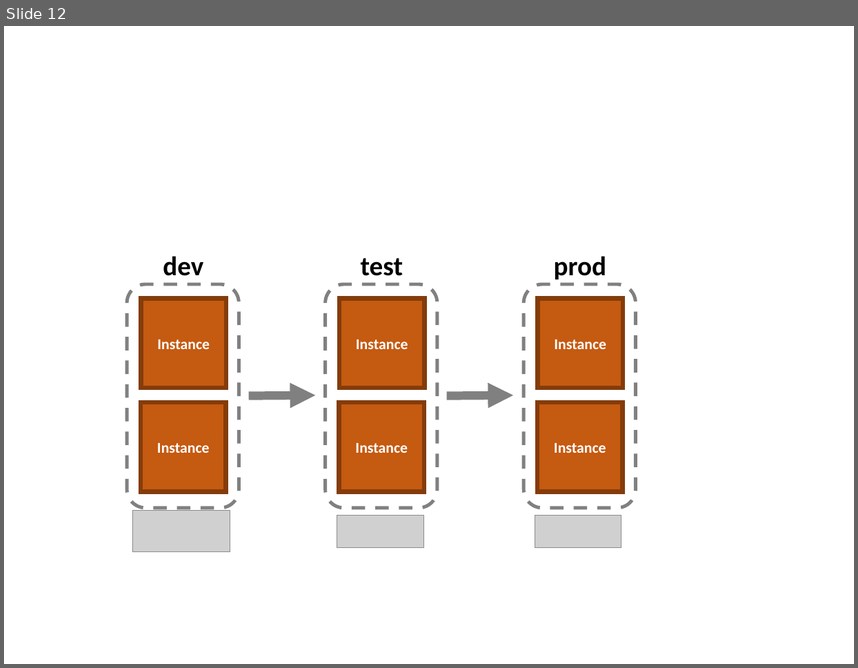
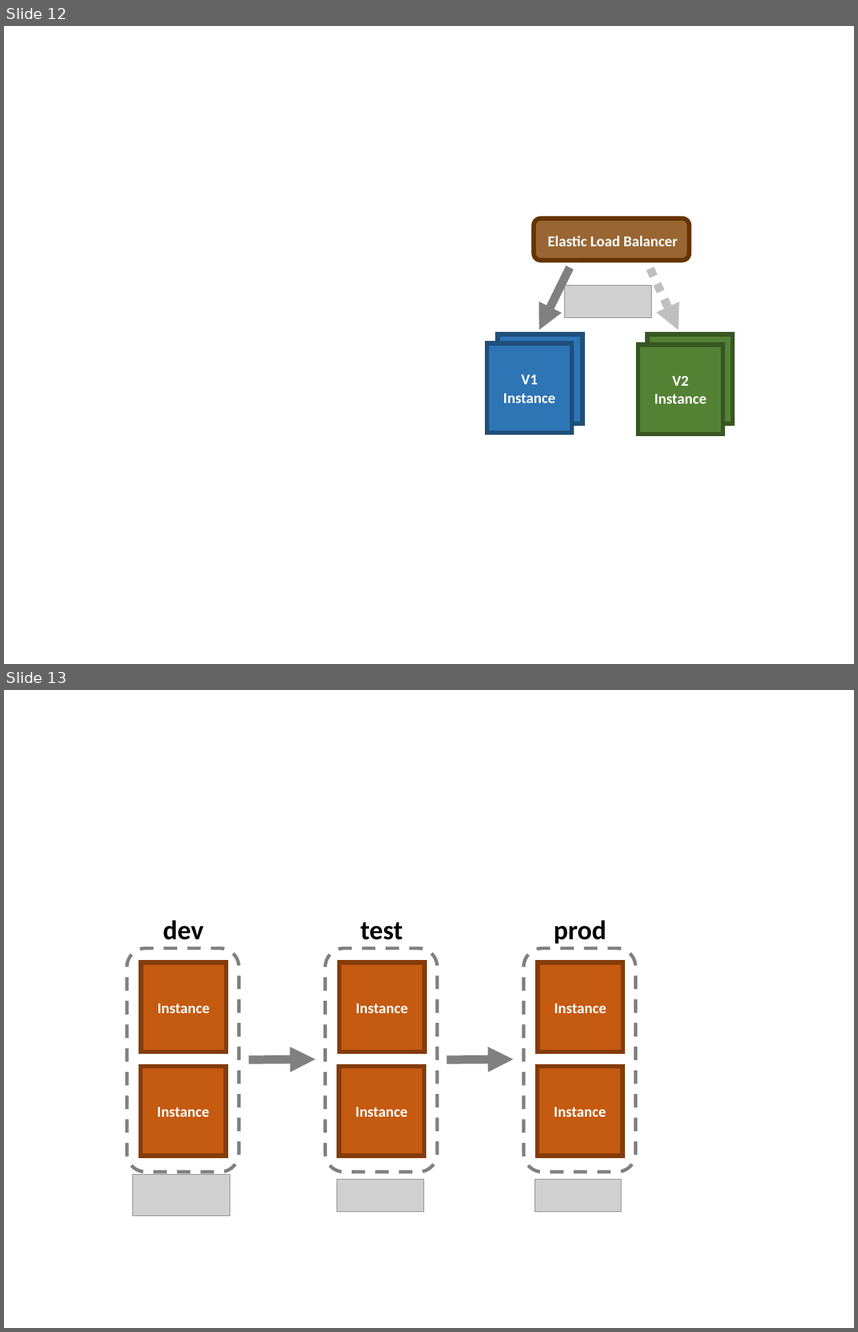
Before and after one commit to flyway/boxfuse.com, a slide deck: _sources/GettingStarted.pptx. Shown one above the other, each under a label of ours: slide 12 before the commit, slides 12 and 13 after it. The pictures are 858x668 and 858x1332 pixels, drawn with LibreOffice and Linux fonts; fonts in the diff are those of the drawing; grey boxes stand for pictures. Boxes give left, top, right and bottom in pixels: in the first picture for what was removed or moved away, otherwise in the second. Text is boxed around its words. In the diff, an @@ line names an element or a change of style, - is before the commit and + after.

```diff
--- a/_sources/GettingStarted.pptx
+++ b/_sources/GettingStarted.pptx
@@ slide 12 added at <box>4,26,854,664</box>, background #FFFFFF @@
@@ rounded rectangle added at <box>533,218,689,260</box>, fill #996633, outline #663300 6 pt @@
@@ snip same rect added at <box>536,227,689,253</box>, 20 pt, text #FFFFFF, bold @@
+Elastic Load Balancer
@@ arrow added from (570, 267) to (539, 330), #808080 11.25 pt @@
@@ arrow added from (650, 268) to (678, 330), #BFBFBF 11.25 pt dashed @@
@@ picture added at <box>565,285,651,317</box> @@
@@ rectangle added at <box>498,334,583,423</box>, fill #2E75B6, outline #1F4E79 6 pt, 20 pt, text #FFFFFF, bold @@
+V1
+Instance
@@ rectangle added at <box>647,334,733,423</box>, fill #548235, outline #385723 6 pt, 20 pt, text #FFFFFF, bold @@
+V1
+Instance
@@ rectangle added at <box>487,343,573,432</box>, fill #2E75B6, outline #1F4E79 6 pt, 20 pt, text #FFFFFF, bold @@
+V1
+Instance
@@ rectangle added at <box>637,345,723,434</box>, fill #548235, outline #385723 6 pt, 20 pt, text #FFFFFF, bold @@
+V2
+Instance
@@ what was slide 12 is now slide 13 @@
```
Also in this commit, not shown: 5 other files.
